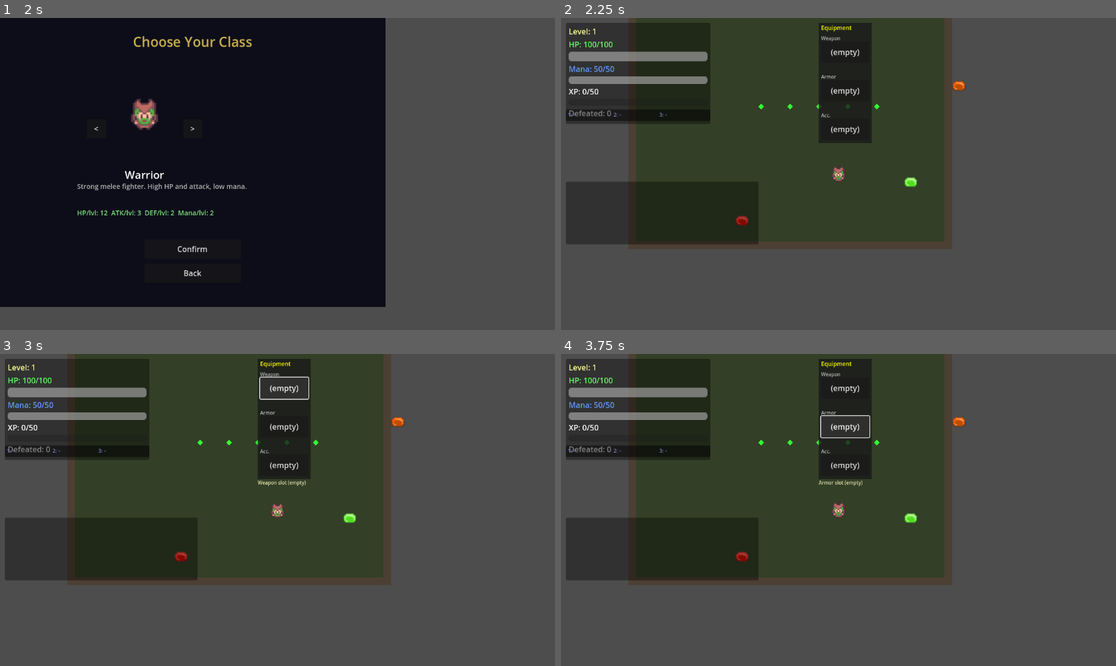
Above: before the commit, frames 1-4 (two rows, left to right).
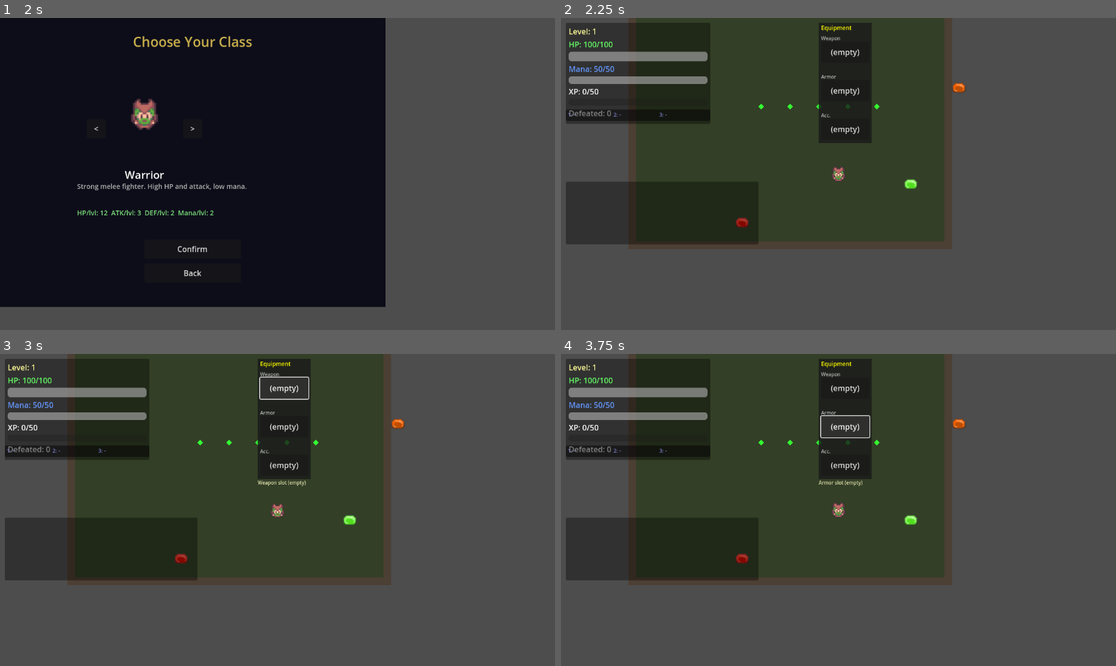
Above: after the commit, the same moments.

Repository: SFMiner/DeepGame_MVP
Game: Godot game, scene res://scenes/splash_screen.tscn
Two runs of this game, one before a commit and one after it. Both use one fixed random seed, a clock stepped at 60 frames per second and the inputs below.
Inputs (mouse positions are in pixels of both pictures, inside the frame that each line leads up to):
- Up to frame 1 (2 s): tap Enter at 0.5 s; move the mouse to (399, 158) at 0.52 s; hold D (move_right) 0.53-1.25 s; tap Space (attack_melee) at 0.6 s; click (399, 158) at 0.67 s; click "New Game" at 1.25 s
- Up to frame 2 (2.25 s): click "Confirm" at 2 s
- Up to frame 3 (3 s): click "(empty)" at 2.75 s
- Up to frame 4 (3.75 s): click "(empty)" at 3.5 s

Frame 1 is identical in both runs. In frame 2, 0.2% of the frame differs, in the area x 31-73%, y 20-68%; in frame 3, 0.2%; in frame 4, 0.2%.

Commit message:
Fix: nudge enemy sprite offset from -12 to -10

Diff:
--- a/scenes/enemy.tscn
+++ b/scenes/enemy.tscn
@@ -12,7 +12,7 @@
 enemy_category = 2
 
 [node name="AnimatedSprite2D" type="AnimatedSprite2D" parent="."]
-offset = Vector2(0, -12)
+offset = Vector2(0, -10)
 
 [node name="CollisionShape2D" type="CollisionShape2D" parent="."]
 shape = SubResource("CircleShape2D_enemy")
